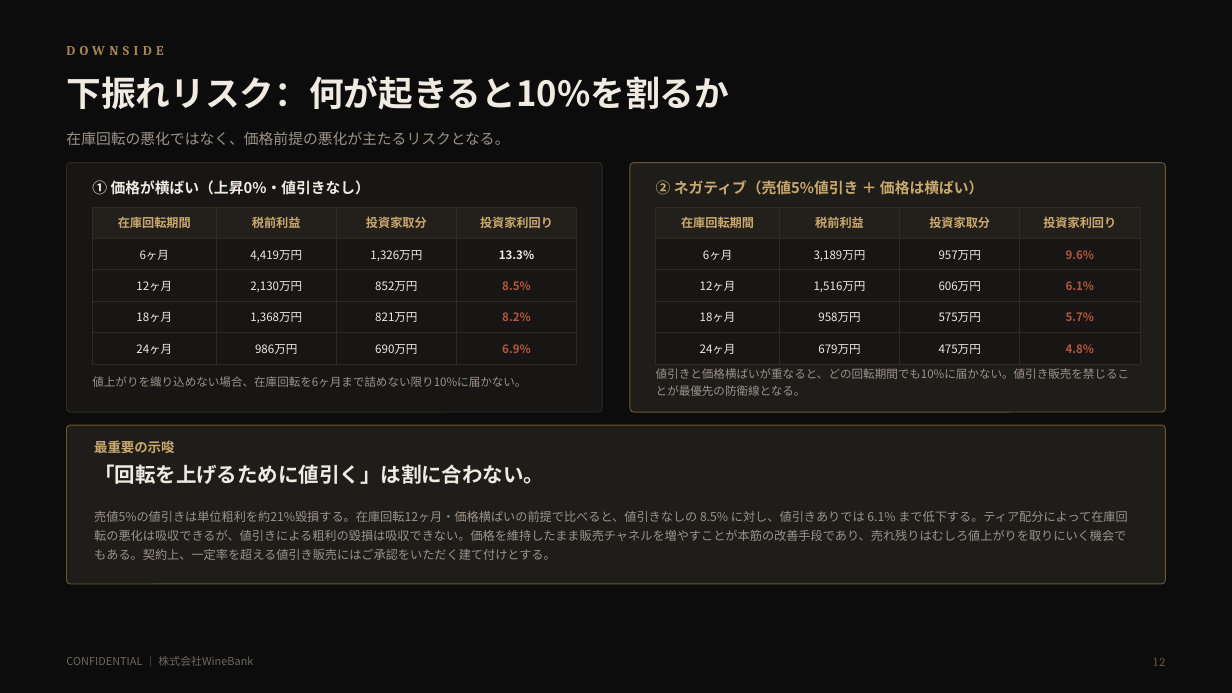
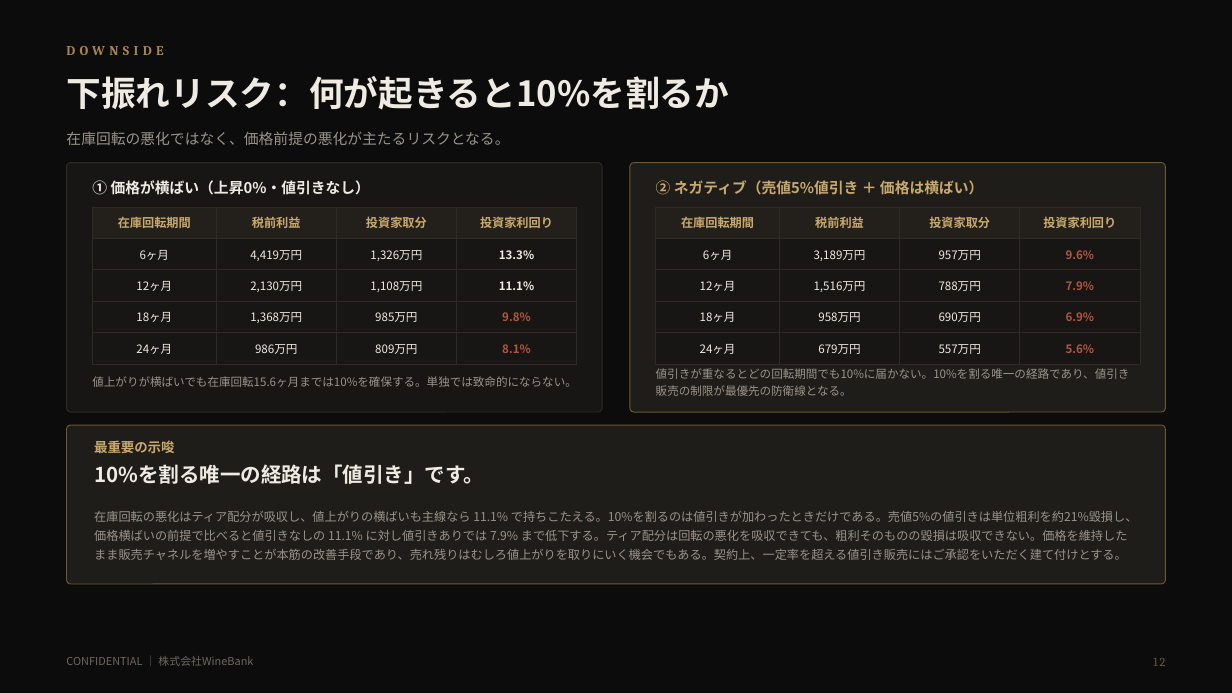
Before and after one commit to nakano-winebank/wine-auction, a slide deck: slide 13 of docs/wine-fund/WineBank_ワイン現物投資のご提案_倉持案_直接所有委託販売_1億円_20260820.pptx. Drawn at 1232x693 pixels with LibreOffice and Linux fonts; fonts in the diff are those of the drawing. Boxes give left, top, right and bottom in pixels: in the first picture for what was removed or moved away, otherwise in the second. Text is boxed around its words. In the diff, an @@ line names an element or a change of style, - is before the commit and + after.

Commit message:
倉持案v2：配分ティアを主線14.9%に組み直し、顧客への売主をWineBankに明記
【1】配分ティアの組み直し
主線（在庫回転12ヶ月）で投資家利回り15%弱とするため、12ヶ月の段を60%→48%に
引き下げた。12ヶ月の段だけを動かすと「12ヶ月以内48% < 18ヶ月未満50%」となり
回転が遅いほどWineBankの取り分が増える逆転が起きるため、ラダー全体を組み直した。

  70 / 60 / 50 / 40 / 30  →  70 / 59 / 48 / 38 / 28 / 18

9ヶ月の段を新設したのは、6ヶ月70%から12ヶ月48%へ一段で落とすと境界の段差が
22ポイントとなり、境界直前に値引きしてでも売り切る誘因が強くなりすぎるため。
段を挟むことで最大段差は11ポイントに収まる。

結果、投資家利回り（年率）は回転6〜36ヶ月で11.4〜15.4%となり、20%超過も
10%割れも生じない。主線12ヶ月は11.5%→14.9%。

これに伴い、値上がり前提の位置づけが変わった。投資家の取り分が増えたことで
横ばい（0%）でも主線で11.1%を確保するため、値上がりは10%確保の前提条件では
なくなった。10%を割る唯一の経路は値引き販売となる。値上がりページ・下振れページ・
リスクページ・まとめページの記述を実態に合わせて書き直した。

【2】顧客に対する売主をWineBankに明記
投資家が売買契約の当事者になると事務負担と回収リスクを負うため、問屋型の
委託販売として売主をWineBankとすることを資料上で明確にした。請求書発行・
代金回収・クレーム対応・返品はWineBankが行い、貸倒れもWineBankが負担する。
スキーム図・v1比較表・委託販売ページ・リスクページ・ご投資条件・まとめに反映。
委託販売では税務上の売上が委託者に立つため、消費税の取扱いを要確認事項に追加した。

全22枚をレンダリングして目視確認し、列幅の合計とティアの単調性を機械検証した。

```diff
--- a/docs/wine-fund/WineBank_ワイン現物投資のご提案_倉持案_直接所有委託販売_1億円_20260820.pptx
+++ b/docs/wine-fund/WineBank_ワイン現物投資のご提案_倉持案_直接所有委託販売_1億円_20260820.pptx
@@ table at (x1=92, y1=207, x2=577, y2=358) @@
-row 3, column 3: 852万円
+row 3, column 3: 1,108万円
-row 3, column 4: 8.5%
+row 3, column 4: 11.1%
-row 4, column 3: 821万円
+row 4, column 3: 985万円
-row 4, column 4: 8.2%
+row 4, column 4: 9.8%
-row 5, column 3: 690万円
+row 5, column 3: 809万円
-row 5, column 4: 6.9%
+row 5, column 4: 8.1%
@@ table at (x1=656, y1=207, x2=1141, y2=358) @@
-row 3, column 3: 606万円
+row 3, column 3: 788万円
-row 3, column 4: 6.1%
+row 3, column 4: 7.9%
-row 4, column 3: 575万円
+row 4, column 3: 690万円
-row 4, column 4: 5.7%
+row 4, column 4: 6.9%
-row 5, column 3: 475万円
+row 5, column 3: 557万円
-row 5, column 4: 4.8%
+row 5, column 4: 5.6%
@@ text at (x1=92, y1=376, x2=577, y2=387): text changed @@
-値上がりを織り込めない場合、在庫回転を6ヶ月まで詰めない限り10%に届かない。
+値上がりが横ばいでも在庫回転15.6ヶ月までは10%を確保する。単独では致命的にならない。
@@ text at (x1=656, y1=368, x2=1130, y2=396): text changed @@
-値引きと価格横ばいが重なると、どの回転期間でも10%に届かない。値引き販売を禁じることが最優先の防衛線となる。
+値引きが重なるとどの回転期間でも10%に届かない。10%を割る唯一の経路であり、値引き販売の制限が最優先の防衛線となる。
@@ text at (x1=94, y1=464, x2=484, y2=484): text changed @@
-「回転を上げるために値引く」は割に合わない。
+10%を割る唯一の経路は「値引き」です。
@@ text at (x1=94, y1=511, x2=1138, y2=560): text changed @@
-売値5%の値引きは単位粗利を約21%毀損する。在庫回転12ヶ月・価格横ばいの前提で比べると、値引きなしの 8.5% に対し、値引きありでは 6.1% まで低下する。ティア配分によって在庫回転の悪化は吸収できるが、値引きによる粗利の毀損は吸収できない。価格を維持したまま販売チャネルを増やすことが本筋の改善手段であり、売れ残りはむしろ値上がりを取りにいく機会でもある。契約上、一定率を超える値引き販売にはご承認をいただく建て付けとする。
+在庫回転の悪化はティア配分が吸収し、値上がりの横ばいも主線なら 11.1% で持ちこたえる。10%を割るのは値引きが加わったときだけである。売値5%の値引きは単位粗利を約21%毀損し、価格横ばいの前提で比べると値引きなしの 11.1% に対し値引きありでは 7.9% まで低下する。ティア配分は回転の悪化を吸収できても、粗利そのものの毀損は吸収できない。価格を維持したまま販売チャネルを増やすことが本筋の改善手段であり、売れ残りはむしろ値上がりを取りにいく機会でもある。契約上、一定率を超える値引き販売にはご承認をいただく建て付けとする。
```
Also in this commit, not shown: 12 other slides changed, 4 other files.
